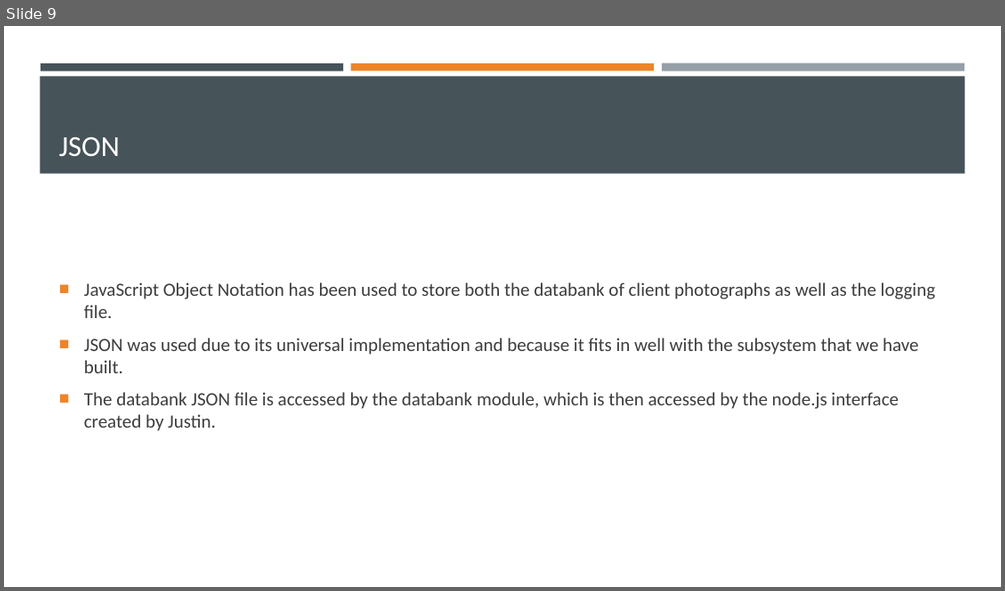
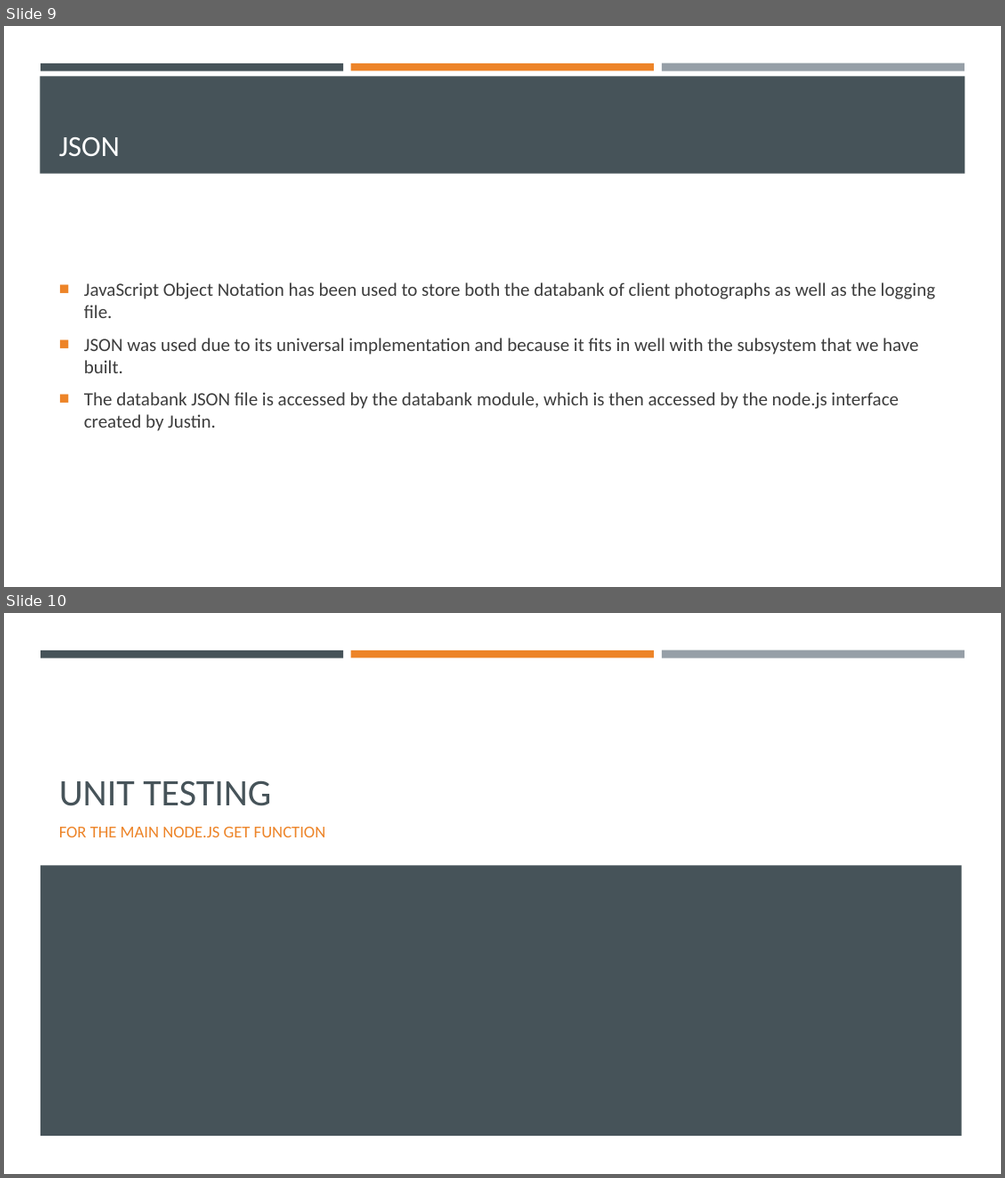
Before and after one commit to u17079544/Merlot-Facial-Recognition, a slide deck: Demo Presentation.pptx. Shown one above the other, each under a label of ours: slide 9 before the commit, slides 9 and 10 after it. The pictures are 1005x591 and 1005x1178 pixels, drawn with LibreOffice and Linux fonts; fonts in the diff are those of the drawing. Boxes give left, top, right and bottom in pixels: in the first picture for what was removed or moved away, otherwise in the second. Text is boxed around its words. In the diff, an @@ line names an element or a change of style, - is before the commit and + after.

```diff
--- a/Demo Presentation.pptx
+++ b/Demo Presentation.pptx
@@ slide 10 added at (4, 613, 1001, 1174), background #FFFFFF; not listed: 3 template elements that a slide beside it also shows @@
@@ title added at (59, 780, 271, 806), 36 pt, text #465359 @@
+UNIT TESTING
@@ subtitle added at (59, 827, 326, 837), 16 pt, text #ED8428 @@
+FOR THE MAIN NODE.JS GET FUNCTION
@@ rectangle added at (40, 865, 962, 1135), fill #465359 @@
```
Also in this commit, not shown: 3 slides changed, 1 other slide added.
